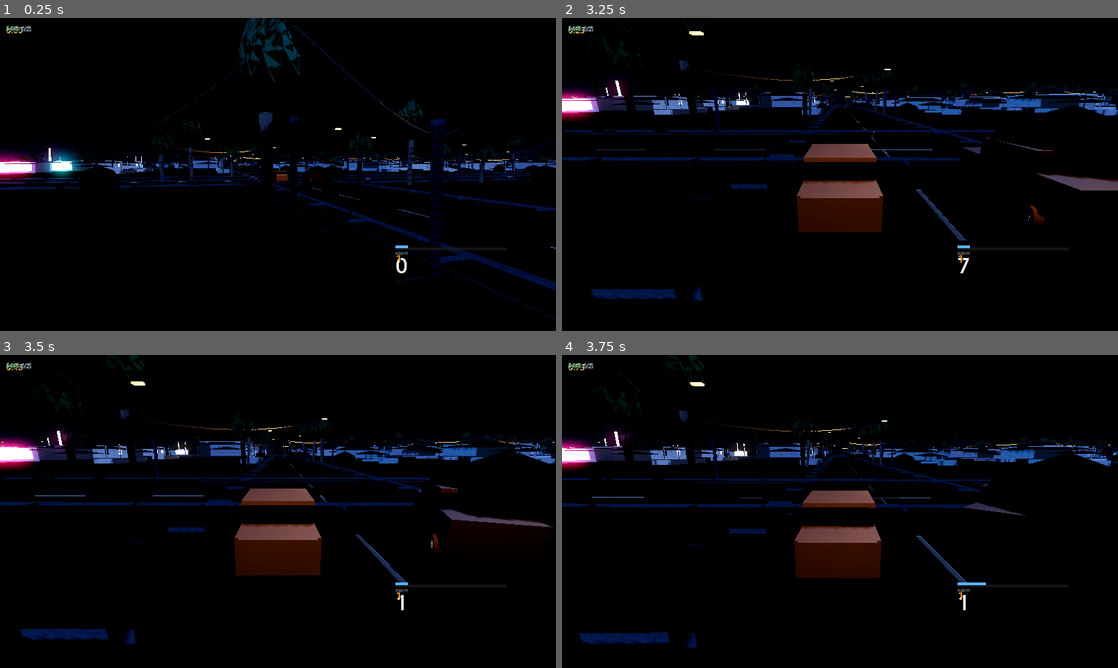
Above: before the commit, frames 1-4 (two rows, left to right).
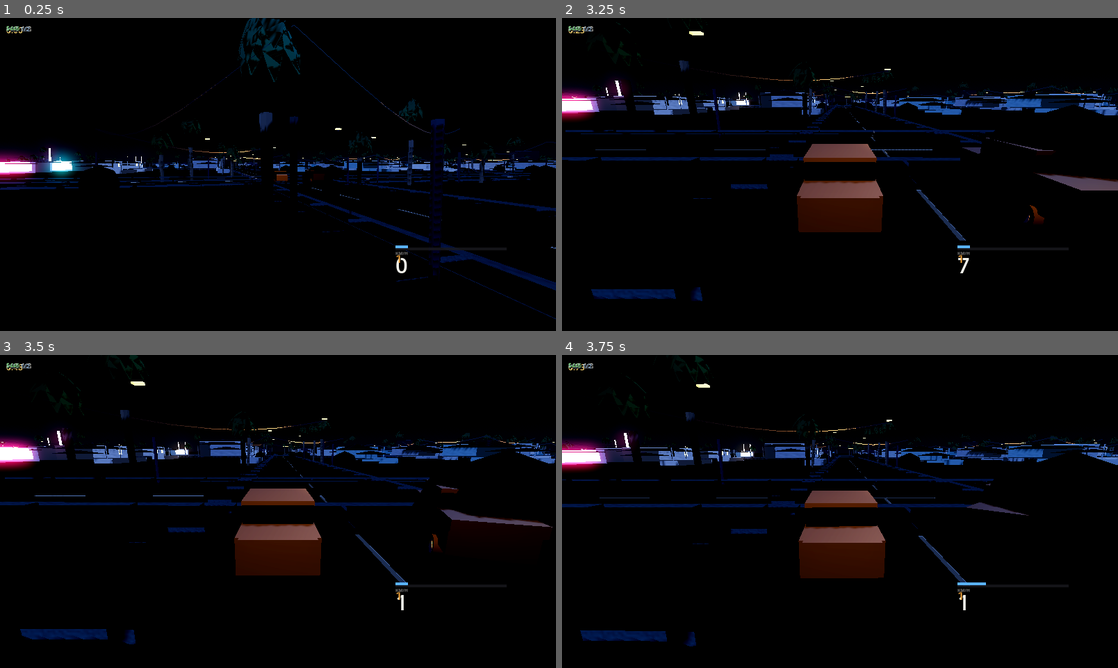
Above: after the commit, the same moments.

Repository: maxta85/test-game
Game: Godot game, scene res://Game/main.tscn
Two runs of this game, one before a commit and one after it. Both use one fixed random seed, a clock stepped at 60 frames per second and the inputs below.
Inputs (mouse positions are in pixels of both pictures, inside the frame that each line leads up to):
- Up to frame 1 (0.25 s): no input
- Up to frame 2 (3.25 s): tap Enter at 0.5 s; move the mouse to (962, 158) at 0.52 s; hold D (garage_right) 0.53-1.25 s; hold W (throttle) 0.53-1.25 s; click (962, 158) at 0.67 s; drag from (728, 190) to (812, 237) at 1.27 s; move the mouse to (895, 105) at 2.02 s; hold D (garage_right) 2.03-2.75 s; hold W (throttle) 2.03-2.75 s; tap R (reset_car) at 2.75 s; drag from (812, 237) to (673, 127) at 2.77 s
- Up to frame 3 (3.5 s): no input
- Up to frame 4 (3.75 s): move the mouse to (1006, 558) at 3.52 s; hold A (garage_left) from 3.53 s (still down); hold W (throttle) from 3.53 s (still down); tap Enter at 3.6 s

Frames 1-3 are identical in both runs. In frame 4, 5.4% of the frame differs, in the area x 0-100%, y 0-94%.

Commit message:
Fix inverted player steering; the game was not drivable
CarBody turns LEFT on positive steer - the wheel basis is rotated about
+Y, which moves a -Z heading toward -X, and right is +X. PlayerController
did steer_right - steer_left, so holding right sent the car left. The
doc comment on the property claimed the opposite convention, which is
where the mistake came from; both are corrected.

The physics convention itself is deliberately unchanged, because AIRacer
is written against it and its 17 tests pass on it.

The reason this survived is worth recording: the existing steering test
asserted absf() of lateral movement, so it could not tell left from
right. A new test sets car.steer directly - that only proves the
physics and passes on the broken code - so the test that actually
covers this drives the real input path via Input.action_press. Reverting
the fix was used to confirm it fails: both directions go red, while the
physics-level test stays green, which is what pins the defect to the
input mapping rather than the vehicle.

Also in here: zero_to_hundred() was an untraction-limited integration
reporting 2.5 s for the econobox, so every car in the roster came out
with the same acceleration bar. It is now traction-limited and
integrates gear by gear.

Diff:
--- a/Systems/player/player_controller.gd
+++ b/Systems/player/player_controller.gd
@@ -38,7 +38,12 @@
 
 	car.throttle = Input.get_action_strength("throttle")
 	car.brake = Input.get_action_strength("brake")
-	car.steer = Input.get_action_strength("steer_right") - Input.get_action_strength("steer_left")
+	# Positive steer turns LEFT on CarBody, not right. This was reversed, so
+	# holding right sent the car left - the player could not drive. Measured,
+	# not assumed: steer = +0.5 for 2 s yaws ~1.5 rad toward -X from a -Z
+	# heading, and right is +X. The physics convention is kept as-is because
+	# AIRacer is written against it; only this mapping was wrong.
+	car.steer = Input.get_action_strength("steer_left") - Input.get_action_strength("steer_right")
 	car.handbrake = Input.get_action_strength("handbrake")
 
 	if auto_gearbox:
--- a/Tests/test_vehicle.gd
+++ b/Tests/test_vehicle.gd
@@ -70,10 +70,109 @@
 	await _acceleration(t)
 	await _braking(t)
 	await _steering(t)
+	await _steering_direction(t)
+	await _player_input_steers_the_right_way(t)
 	await _drivetrain_differences(t)
 	await _handbrake_drift(t)
 	await _traction_limits(t)
 	await _stability(t)
+	await _spec_numbers(t)
+	await _exterior(t)
+
+
+## The garage stat card is only as honest as `zero_to_hundred()`. It used to be an
+## untraction-limited integration that reported 2.5 s for the econobox, so every
+## car in the roster came out with the same acceleration bar and the traffic
+## agent's civilian roster saturated identically. Order and bounds are the two
+## properties anything downstream actually relies on.
+func _spec_numbers(t: TestHarness) -> void:
+	var times := {}
+	for spec in CarDB.all():
+		var z: float = spec.zero_to_hundred()
+		times[spec.id] = z
+		t.between(z, 3.0, 20.0, "%s 0-100 is plausible (%.2f s)" % [spec.id, z])
+		t.gt(spec.top_speed_mps(), 30.0, "%s has a real top speed" % spec.id)
+		t.gt(spec.peak_power_kw(), 20.0, "%s has a real power figure" % spec.id)
+	t.gt(times["kairo_mx90"], times["kairo_s13"],
+		"the econobox is slower to 100 than the turbo coupe (%.2f vs %.2f s)" % [
+			times["kairo_mx90"], times["kairo_s13"]])
+	t.gt(times["kairo_s13"], times["tatsuya_gt"],
+		"the AWD turbo out-accelerates the RWD coupe (%.2f vs %.2f s)" % [
+			times["kairo_s13"], times["tatsuya_gt"]])
+	# Rain has to make the same car slower, or the weather is decoration.
+	var dry := CarDB.get_spec("kairo_s13")
+	t.gt(dry.zero_to_hundred_scaled(0.6), dry.zero_to_hundred(),
+		"the same car is slower to 100 on a wet road")
+
+
+## The car you look at for the whole game. If the exterior silently stops
+## following the physics - wheels that do not steer, brake lights that do not
+## light - it is a black box in the middle of the frame and nothing else will
+## tell you.
+func _exterior(t: TestHarness) -> void:
+	var world := make_world(t)
+	var car := spawn(world, "kairo_s13")
+	await t.ticks(6)
+	var vis := car.get_node_or_null("Visual") as CarVisual
+	t.ok(vis != null, "a car has an exterior")
+	if vis == null:
+		await t.drop(world)
+		return
+
+	t.eq(vis.wheel_nodes().size(), 4, "four wheels on the exterior")
+	for w in vis.wheel_nodes():
+		t.near((w["steer"] as Node3D).position.y, 0.0, 0.001,
+			"%s wheel sits at hub height" % w["name"])
+
+	# Wheels follow the tyres the physics actually computed, not their own idea.
+	car.steer = 1.0
+	car.throttle = 0.0
+	await t.ticks(4)
+	vis.sync(car)
+	var fl: float = (vis.wheel_nodes()[0]["steer"] as Node3D).rotation.y
+	var rl: float = (vis.wheel_nodes()[2]["steer"] as Node3D).rotation.y
+	t.near(fl, car.get_wheel("FL")["steer_angle"], 0.001, "front wheel visual matches the tyre model")
+	t.near(rl, 0.0, 0.001, "rear wheel visual is not steered")
+
+	await _run_flat_out(t, car, 1.5)
+	vis.sync(car)
+	t.gt(absf((vis.wheel_nodes()[2]["spin"] as Node3D).rotation.x), 0.05,
+		"rear wheel is rolling")
+
+	# Brake lights. Read the material, not the pixels - it is the same value the
+	# renderer uses, and it does not need a GPU to check.
+	var tail: StandardMaterial3D = null
+	var found := 0
+	for w in _walk(vis):
+		if w is MeshInstance3D and String(w.name).begins_with("Tail"):
+			found += 1
+			tail = (w as MeshInstance3D).material_override as StandardMaterial3D
+	t.eq(found, 2, "two tail lights")
+	if tail != null:
+		var off: float = tail.emission_energy_multiplier
+		car.brake = 1.0
+		vis.sync(car)
+		t.gt(tail.emission_energy_multiplier, off * 2.0, "brake lights come up under braking")
+		car.brake = 0.0
+		vis.sync(car)
+		t.near(tail.emission_energy_multiplier, off, 0.001, "and go back down when the pedal does")
+
+	# Headlights exist and point the way the car points.
+	var beams := 0
+	for w in _walk(vis):
+		if w is SpotLight3D:
+			beams += 1
+			t.ok((w as SpotLight3D).global_transform.basis.z.dot(-car.forward()) > 0.9,
+				"headlight beam points where the car is pointing")
+	t.eq(beams, 1, "one headlight beam per car")
+	await t.drop(world)
+
+
+static func _walk(node: Node) -> Array:
+	var out: Array = [node]
+	for c in node.get_children():
+		out.append_array(_walk(c))
+	return out
 
 
 func _acceleration(t: TestHarness) -> void:
@@ -144,6 +243,66 @@
 	t.gt(absf(car.get_wheel("FL")["steer_angle"]), absf(car.get_wheel("FR")["steer_angle"]),
 		"Ackermann turns the inside wheel further than the outside")
 	await t.drop(world)
+
+
+func _steering_direction(t: TestHarness) -> void:
+	# The sign of steering, which _steering above never checked: it asserts
+	# absf(lateral movement), so an inverted steering mapping passes it happily.
+	# That is how a build where holding "steer right" turned the car left got
+	# through - the player literally could not drive.
+	for pair in [[1.0, "positive"], [-1.0, "negative"]]:
+		var steer_value: float = pair[0]
+		var label: String = pair[1]
+		var world := make_world(t)
+		var car := spawn(world, "kairo_s13")
+		await t.ticks(6)
+		await _run_flat_out(t, car, 2.5)
+
+		car.throttle = 0.35
+		car.steer = steer_value
+		var x0: float = car.global_position.x
+		for i in 150:
+			await t.ticks(1)
+		# Facing -Z, right is +X. Positive steer yaws toward -X.
+		var expected: float = -signf(steer_value)
+		var actual: float = signf(car.global_position.x - x0)
+		t.near(actual, expected, 0.5,
+			"%s steer sends the car %s (x moved %.1f m)" % [
+				label, "left (-X)" if expected < 0.0 else "right (+X)",
+				car.global_position.x - x0])
+		await t.drop(world)
+
+
+func _player_input_steers_the_right_way(t: TestHarness) -> void:
+	# The test that would actually have caught the inverted steering. The one
+	# above sets `car.steer` by hand, so it only ever proved the CarBody physics
+	# - the bug was in PlayerController's action -> axis mapping, which that test
+	# cannot see. This drives the real input path: install the same action map
+	# the game installs, press the action, and watch which way the car goes.
+	InputSetup.install()
+	for pair in [["steer_right", 1.0], ["steer_left", -1.0]]:
+		var action: String = pair[0]
+		var expected: float = pair[1]     # +1 == right == +X
+		var world := make_world(t)
+		var car := spawn(world, "kairo_s13")
+		var pc := PlayerController.new()
+		pc.car = car
+		world.add_child(pc)
+		await t.ticks(6)
+
+		Input.action_press("throttle")
+		for i in 90:
+			await t.ticks(1)
+		Input.action_press(action)
+		var x0: float = car.global_position.x
+		for i in 150:
+			await t.ticks(1)
+		Input.action_release(action)
+		Input.action_release("throttle")
+		var moved: float = car.global_position.x - x0
+		t.near(signf(moved), expected, 0.5,
+			"pressing %s drives the car %s" % [action, "right (+X)" if expected > 0.0 else "left (-X)"])
+		await t.drop(world)
 
 
 func _drivetrain_differences(t: TestHarness) -> void:
--- a/Vehicles/car_spec.gd
+++ b/Vehicles/car_spec.gd
@@ -4,6 +4,8 @@
 ## is data, not code - swapping the roster is editing a dictionary.
 ##
 ## Masses in kg, distances in metres, torques in Nm, angles in radians.
+
+const AIR_DENSITY := 1.2041
 
 @export var id := "unnamed"
 @export var display_name := "UNNAMED"
@@ -104,23 +106,46 @@
 ## Theoretical top speed (m/s) from power vs drag, ignoring gearing limits.
 func top_speed_mps() -> float:
 	var peak_w := peak_power_kw() * 1000.0
-	var cda := 0.5 * 1.2041 * drag_area * drag_coefficient
+	var cda := 0.5 * AIR_DENSITY * drag_area * drag_coefficient
 	if cda <= 0.0:
 		return 0.0
 	return pow(peak_w / cda, 1.0 / 3.0)
 
 
-## 0-100 km/h in seconds, from a simple longitudinal integration.
-## Used for the garage stat card; the real measured number comes from the test rig.
+## 0-100 km/h in seconds, traction limited.
+##
+## The naive version - peak torque through the gearing, minus drag - is a lie for
+## anything that is not a traction monster: it reported 2.5 s for a deliberately
+## awful econobox because the number never asked whether the driven tyres could
+## actually take that torque. Without a grip limit the whole roster saturates at
+## the same "acceleration" and the garage bars are decoration.
+##
+## Integrated gear by gear from a standstill, the way the car actually does it,
+## with the driven axle on a friction circle: whatever the engine asks for, the
+## tyres can only deliver `mu * driven weight` of it.
 func zero_to_hundred() -> float:
-	var drive_force := peak_torque_nm() * final_drive * float(gears[1]) * 0.85 / tyre_radius
-	var v := 0.5
-	var t := 0.0
-	var target := 100.0 / 3.6
+	var weight: float = mass * 9.8
+	var axle_share: float = 0.45 if drive == "rwd" else (0.60 if drive == "fwd" else 0.5)
+	# The most torque the driven tyres can put down, in Nm at the wheel.
+	var traction: float = tyre_peak_mu * weight * axle_share * tyre_radius
+	var target: float = 100.0 / 3.6
+	var v: float = 0.5
+	var t: float = 0.0
+	var gear: int = 1
 	while v < target and t < 30.0:
-		var drag := 0.5 * 1.2041 * drag_area * drag_coefficient * v * v
-		var rr := 0.014 * mass * 9.8
-		var a := (drive_force - drag - rr) / mass
+		var ratio: float = float(gears[gear]) * final_drive
+		# Below idle the engine is still turning over, not making less torque.
+		var rpm: float = maxf(v / maxf(tyre_radius, 0.05) * ratio * 60.0 / TAU, idle_rpm)
+		if gear < gears.size() - 1 and rpm > shift_up_rpm:
+			gear += 1
+			continue
+		var demand: float = TyreModel.torque_from_curve(torque_curve, rpm) * ratio
+		# A turbo makes its boost over the first part of the pull, not instantly.
+		if has_turbo:
+			demand *= 1.0 + turbo_boost_multiplier * clampf(t / maxf(turbo_spool_time * 3.0, 0.1), 0.0, 1.0)
+		var force: float = minf(demand, traction) / maxf(tyre_radius, 0.05)
+		var drag: float = 0.5 * AIR_DENSITY * drag_area * drag_coefficient * v * v
+		var a: float = maxf((force - drag - 0.014 * weight) / mass, 0.0)
 		if a <= 0.0:
 			break
 		v += a * 0.01
@@ -128,9 +153,11 @@
 	return t
 
 
-## 0-100 kph for the given tyre compound, given a grip multiplier (1.0 = dry).
+## 0-100 kph on a surface with `mu` instead of this car's tyres. Approximate -
+## the real number comes from the test rig - but it has to move in the right
+## direction or the garage is lying about what rain does.
 func zero_to_hundred_scaled(mu: float) -> float:
-	return zero_to_hundred() / maxf(mu, 0.25)
+	return zero_to_hundred() * clampf(tyre_peak_mu / maxf(mu, 0.25), 0.6, 2.2)
 
 
 func handling_rating() -> float:
